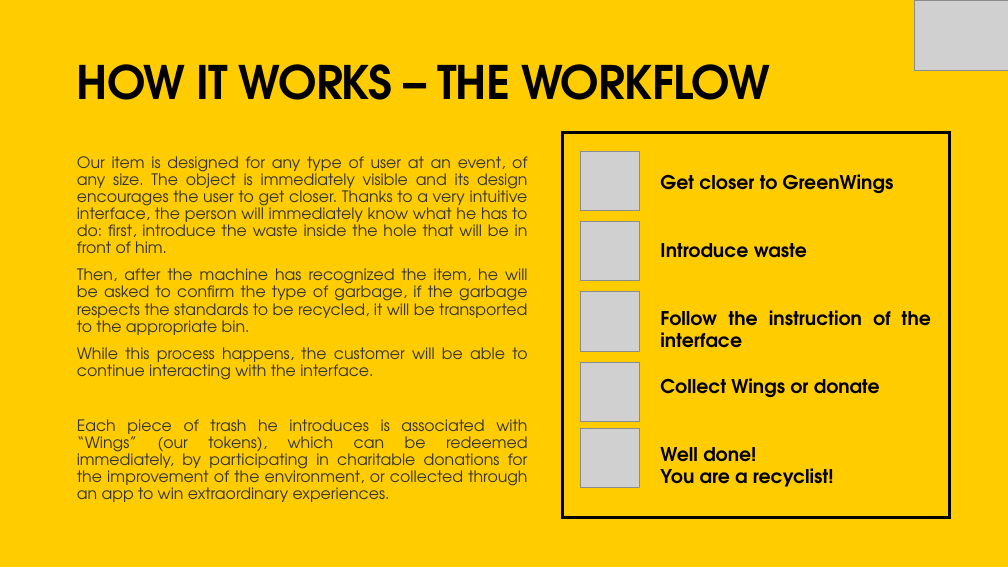
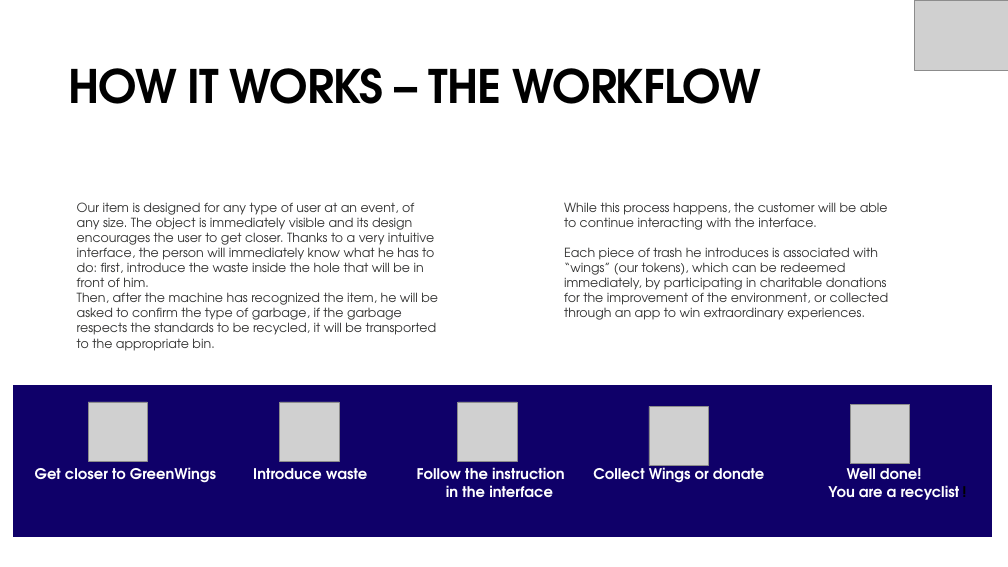
Before and after one commit to Annanardo/REDBULL---Wings-for-Sustainability, a slide deck: slide 6 of WingsforSustainability.pptx. Drawn at 1008x567 pixels with LibreOffice and Linux fonts; fonts in the diff are those of the drawing; grey boxes stand for pictures; background and template pictures are left out. Boxes give left, top, right and bottom in pixels: in the first picture for what was removed or moved away, otherwise in the second. Text is boxed around its words. In the diff, an @@ line names an element or a change of style, - is before the commit and + after.

Commit message:
modified ppt

```diff
--- a/WingsforSustainability.pptx
+++ b/WingsforSustainability.pptx
@@ background #FFCC00 to #FFFFFF @@
@@ text "HOW IT WORKS – THE ..." moved from (x1=77, y1=64, x2=770, y2=100) to (x1=68, y1=68, x2=761, y2=104) @@
@@ rectangle removed at (x1=563, y1=133, x2=951, y2=519) @@
@@ picture removed at (x1=581, y1=151, x2=640, y2=210) @@
@@ text "Our item is designed for ..." moved from (x1=77, y1=156, x2=528, y2=502) to (x1=77, y1=202, x2=438, y2=351) @@
@@ text "Our item is designed for ..." at (x1=77, y1=202, x2=438, y2=351): size 15 to 12 pt; alignment justified to left; line spacing 0.9 to 1; less space between paragraphs; columns 2 to 1 @@
@@ text added at (x1=564, y1=202, x2=889, y2=320), 12 pt, text #343433 @@
+While this process happens, the customer will be able to continue interacting with the interface.
+Each piece of trash he introduces is associated with “wings” (our tokens), which can be redeemed immediately, by participating in charitable donations for the improvement of the environment, or collected through an app to win extraordinary experiences.
@@ picture removed at (x1=581, y1=222, x2=640, y2=281) @@
@@ picture removed at (x1=581, y1=292, x2=640, y2=351) @@
@@ text at (x1=77, y1=347, x2=528, y2=502): paragraphs removed @@
-While this process happens, the customer will be able to continue interacting with the interface.
-Each piece of trash he introduces is associated with “Wings” (our tokens), which can be redeemed immediately, by participating in charitable donations for the improvement of the environment, or collected through an app to win extraordinary experiences.
@@ rectangle added at (x1=14, y1=386, x2=992, y2=537), fill #0F0069, outline #0F0069 1 pt @@
@@ picture removed at (x1=581, y1=362, x2=640, y2=421) @@
@@ picture added at (x1=88, y1=402, x2=147, y2=461) @@
@@ picture added at (x1=280, y1=402, x2=339, y2=461) @@
@@ picture added at (x1=458, y1=402, x2=517, y2=461) @@
@@ picture added at (x1=649, y1=406, x2=708, y2=465) @@
@@ picture added at (x1=851, y1=405, x2=910, y2=464) @@
@@ picture removed at (x1=581, y1=429, x2=640, y2=488) @@
@@ text at (x1=35, y1=463, x2=960, y2=500): text changed; size 18 to 14 pt; text colour #000000 to #FFFFFF @@
-Get closer to GreenWings
-Introduce waste
-Follow the instruction of the interface
-Collect Wings or donate
-Well done!
-You are a recyclist!
+Get closer to GreenWings Introduce waste Follow the instruction Collect Wings or donate Well done!
+in the interface You are a recyclist!
```
Also in this commit, not shown: 22 other slides changed.
